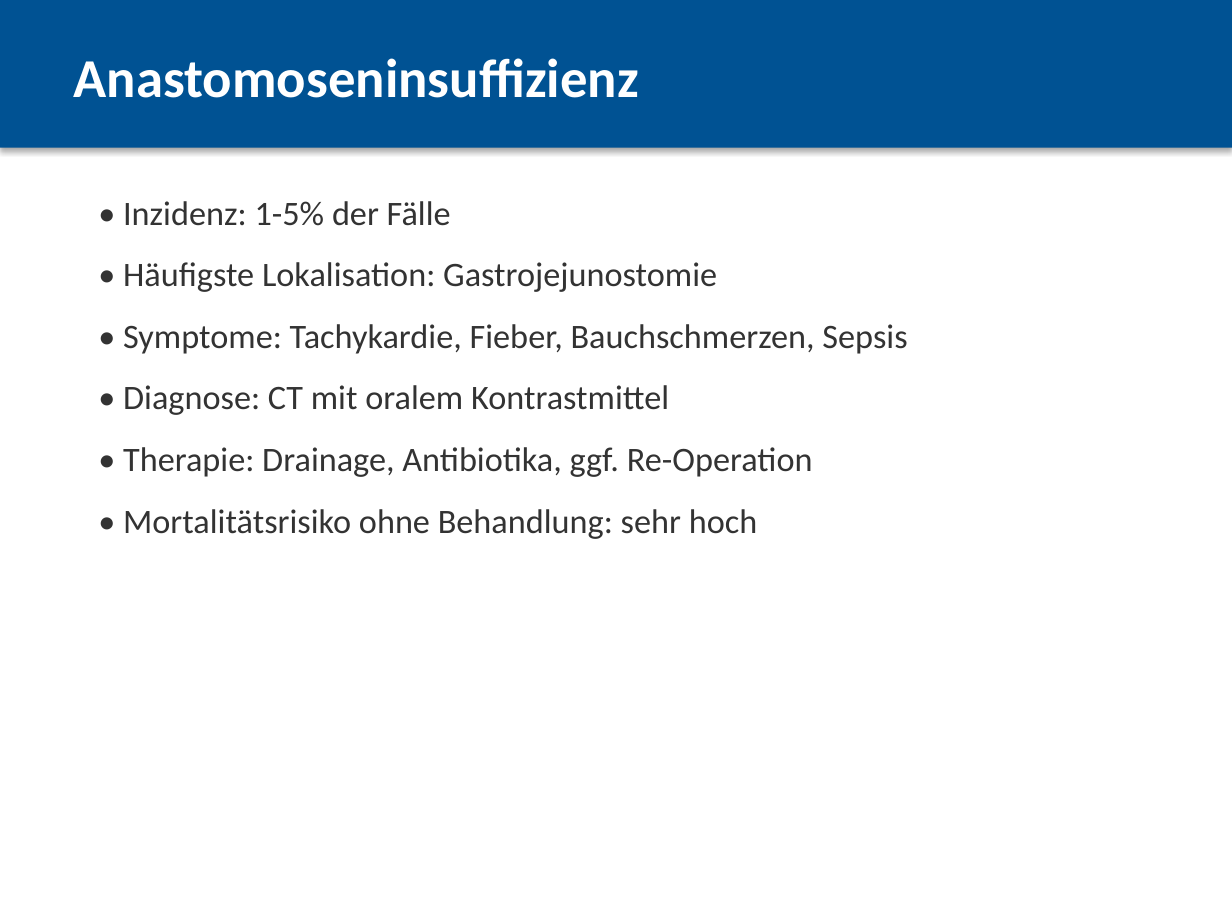
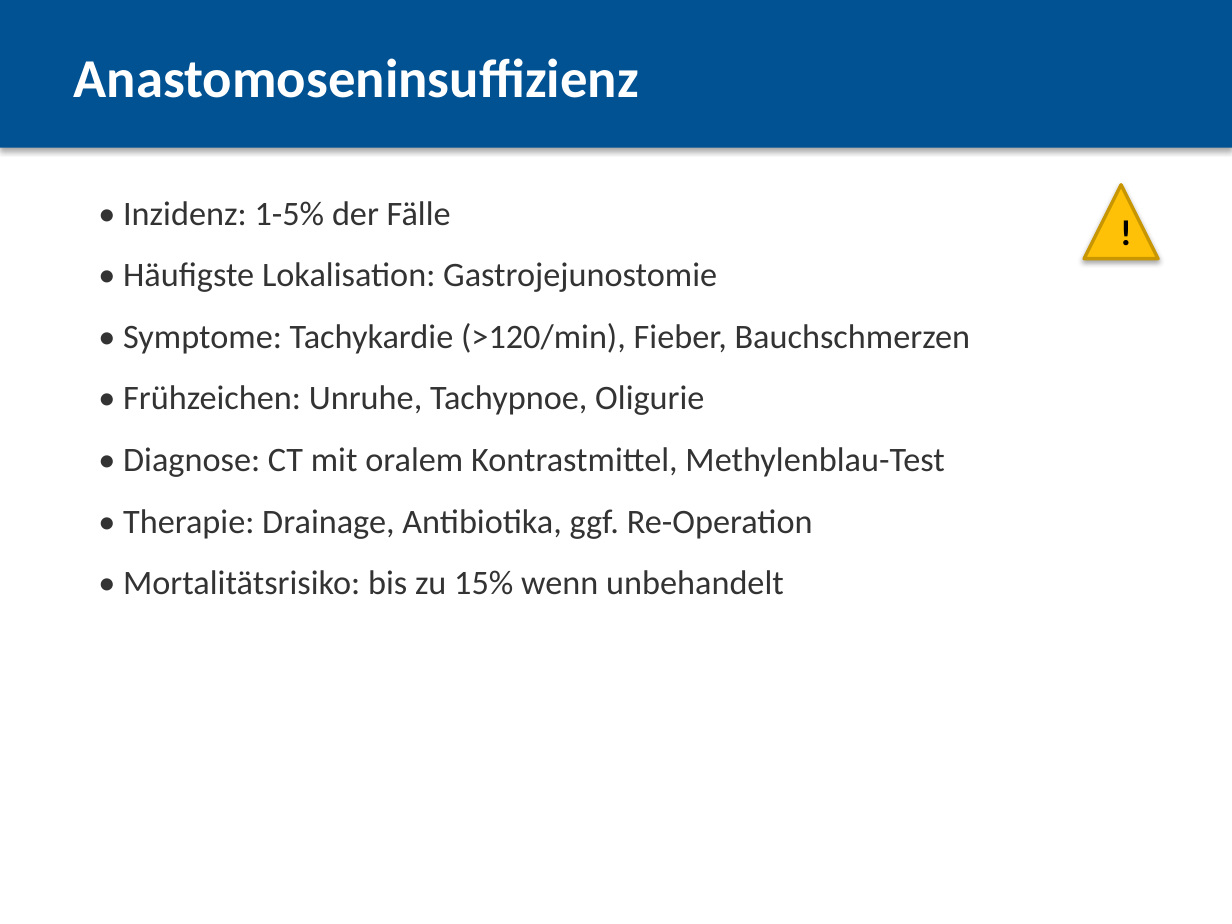
Before and after one commit to yawmanx/Codex-stuff, a slide deck: slide 7 of Komplikationen_Magenbypass.pptx (slide 6 before the commit). Drawn at 1232x924 pixels with LibreOffice and Linux fonts; fonts in the diff are those of the drawing. Boxes give left, top, right and bottom in pixels: in the first picture for what was removed or moved away, otherwise in the second. Text is boxed around its words. In the diff, an @@ line names an element or a change of style, - is before the commit and + after.

```diff
--- a/Komplikationen_Magenbypass.pptx
+++ b/Komplikationen_Magenbypass.pptx
@@ triangle added at bbox=[1084, 185, 1158, 259], fill #FFC107, outline #C89600 2 pt @@
@@ text added at bbox=[1110, 203, 1132, 240], 21 pt, text #000000, bold @@
+!
@@ text at bbox=[123, 323, 971, 477]: text changed @@
-• Symptome: Tachykardie, Fieber, Bauchschmerzen, Sepsis
-• Diagnose: CT mit oralem Kontrastmittel
+• Symptome: Tachykardie (>120/min), Fieber, Bauchschmerzen
+• Frühzeichen: Unruhe, Tachypnoe, Oligurie
+• Diagnose: CT mit oralem Kontrastmittel, Methylenblau-Test
@@ text at bbox=[123, 570, 784, 595]: text changed @@
-• Mortalitätsrisiko ohne Behandlung: sehr hoch
+• Mortalitätsrisiko: bis zu 15% wenn unbehandelt
```
Also in this commit, not shown: 20 other slides changed, 4 slides added, 3 slides removed, 1 other file.
